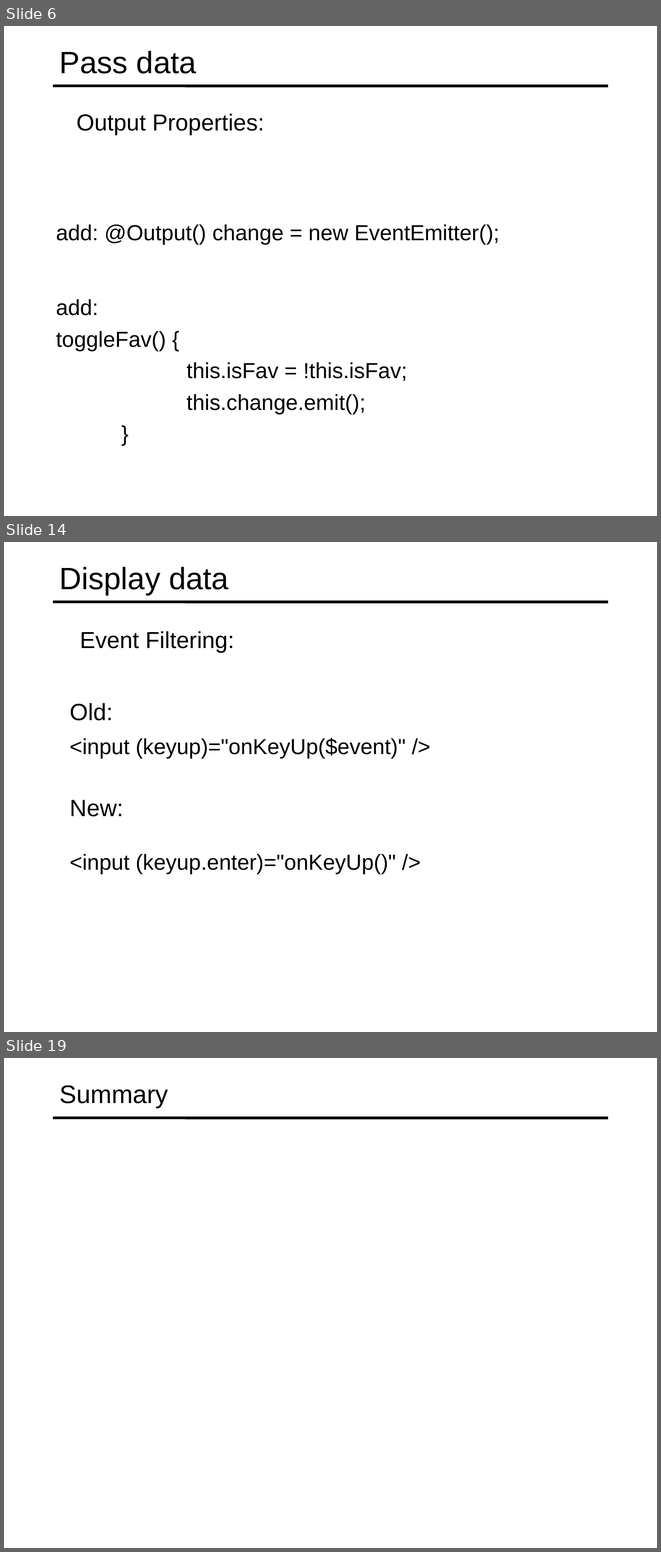
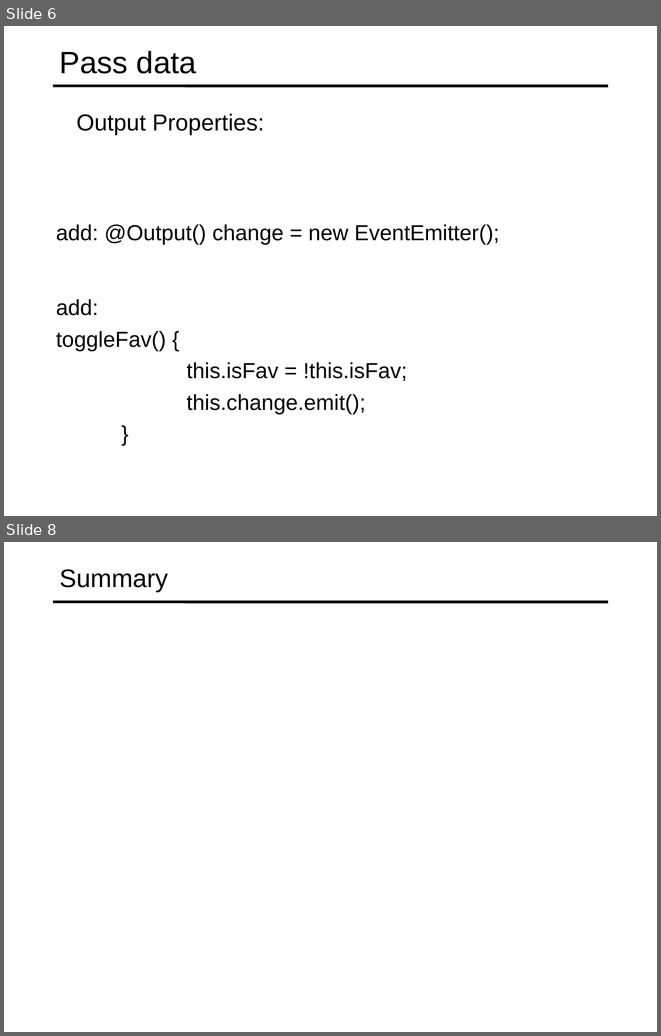
Before and after one commit to specter01wj/Jago_Link_Training, a slide deck: Angular/Angular7/Angular Advanced Course/Essentials/3.Building Re-usable Components/L3_Building Re-usable Components.ppt. Shown one above the other, each under a label of ours: slides 6, 14 and 19 before the commit, slides 6 and 8 after it; the slides between them are not shown. The pictures are 661x1552 and 661x1036 pixels, drawn with LibreOffice and Linux fonts; fonts in the diff are those of the drawing. Boxes give left, top, right and bottom in pixels: in the first picture for what was removed or moved away, otherwise in the second. Text is boxed around its words. In the diff, an @@ line names an element or a change of style, - is before the commit and + after.

```diff
--- a/Angular/Angular7/Angular Advanced Course/Essentials/3.Building Re-usable Components/L3_Building Re-usable Components.ppt
+++ b/Angular/Angular7/Angular Advanced Course/Essentials/3.Building Re-usable Components/L3_Building Re-usable Components.ppt
@@ slide 14 removed at <box>4,542,657,1032</box>, background #FFFFFF; not listed: 1 template element that a slide beside it also shows @@
@@ title removed at <box>60,567,229,595</box> @@
-Display data
@@ text removed at <box>80,631,234,653</box> @@
-  Event Filtering:
@@ text removed at <box>70,703,113,721</box> @@
-  Old:
@@ text removed at <box>70,738,406,758</box> @@
-  <input (keyup)="onKeyUp($event)" />
@@ text removed at <box>70,800,123,817</box> @@
-  New:
@@ text removed at <box>70,854,396,874</box> @@
-  <input (keyup.enter)="onKeyUp()" />
@@ what was slide 19 is now slide 8 @@
```
Also in this commit, not shown: 1 slide added, 11 other slides removed.
